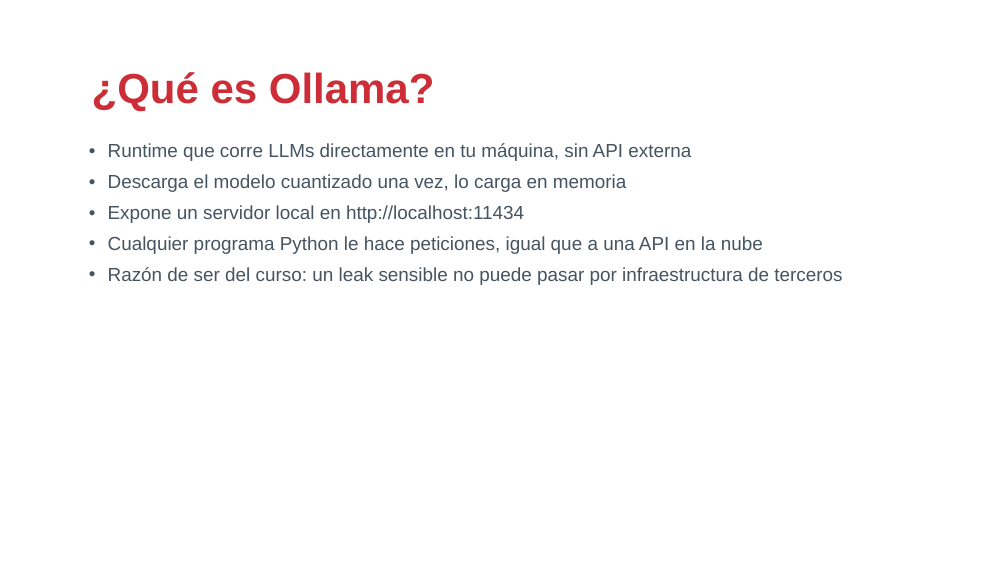
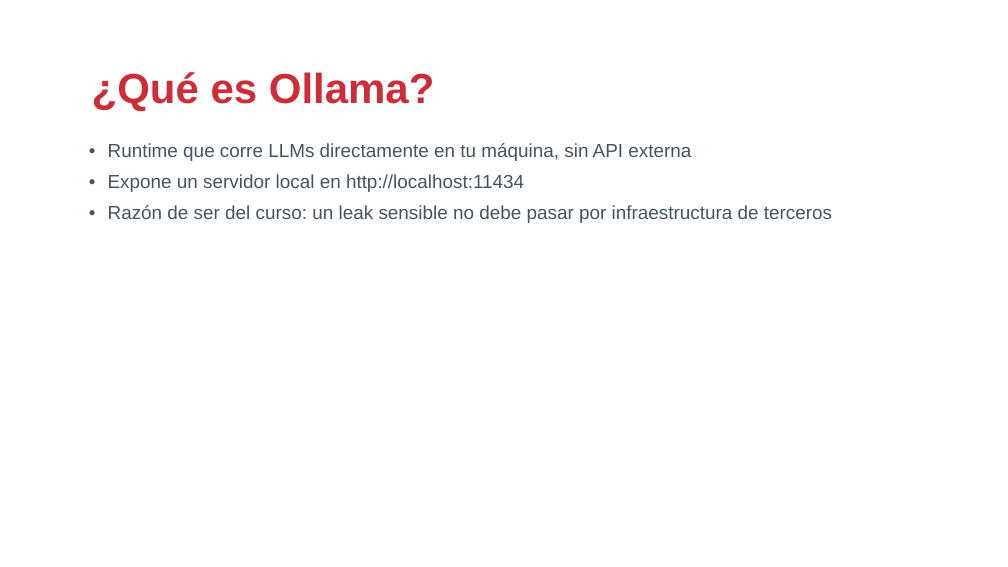
Before and after one commit to drj3ky11/FearOfTheDark, a slide deck: slide 7 of bloque3_setup/csbc26_b3_setup.pptx (slide 6 before the commit). Drawn at 1008x567 pixels with LibreOffice and Linux fonts; fonts in the diff are those of the drawing; background and template pictures are left out. Boxes give left, top, right and bottom in pixels: in the first picture for what was removed or moved away, otherwise in the second. Text is boxed around its words. In the diff, an @@ line names an element or a change of style, - is before the commit and + after.

Commit message:
docs(bloque3): corregir fondo de sección, chromadb, terminología Ollama y rellenar huecos visuales
- Repara el fondo de la diapositiva de sección 1 (se había roto en una
  edición manual, quedaba lavado/ilegible).
- Acorta el título de "Nuestros dos modelos" para que no envuelva a dos
  líneas y choque con las columnas.
- Aclara la confusión sobre Ollama: el servidor/CLI de Ollama NO es un
  paquete de Python (se instala aparte); la librería `ollama` y el CLI
  `llm` sí son paquetes pip/uv distintos.
- Elimina `chromadb` de la tabla de librerías (ya no se usa en el curso).
- Elimina la diapositiva de demo/smoke-test (el notebook de verificación
  es opcional y no hace falta mencionarlo en la presentación).
- Añade diagramas de apoyo (modelos embedding vs. generativo, y las 3
  formas de hablar con Ollama) para las diapositivas que quedaban con
  mucho espacio en blanco.

```diff
--- a/bloque3_setup/csbc26_b3_setup.pptx
+++ b/bloque3_setup/csbc26_b3_setup.pptx
@@ text at (108,174,626,192): paragraph removed @@
-• Descarga el modelo cuantizado una vez, lo carga en memoria
@@ text at (108,205,832,223): text changed @@
-• Cualquier programa Python le hace peticiones, igual que a una API en la nube
-• Razón de ser del curso: un leak sensible no puede pasar por infraestructura de terceros
+• Razón de ser del curso: un leak sensible no debe pasar por infraestructura de terceros
```
Also in this commit, not shown: 8 other slides changed, 12 slides added, 2 slides removed, 5 other files.
